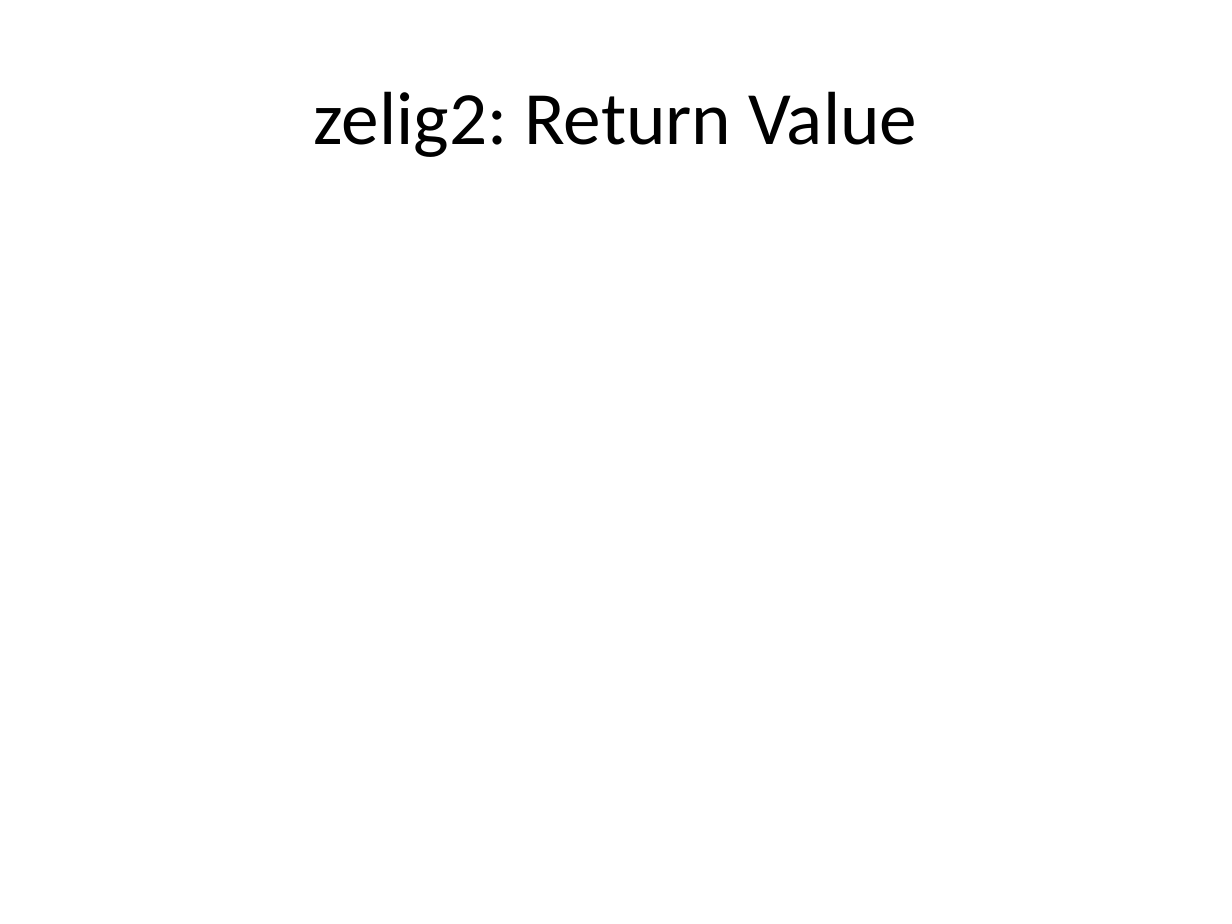
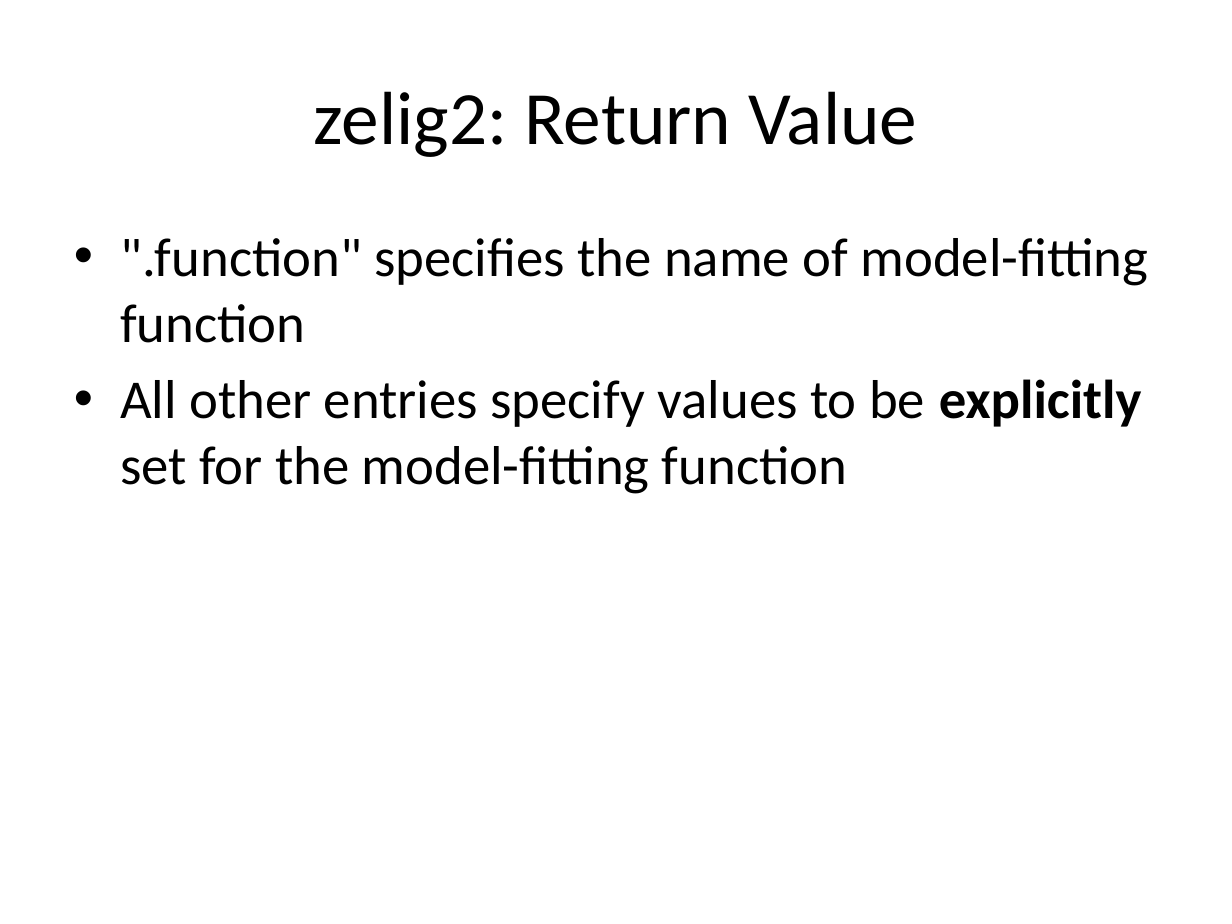
Before and after one commit to IQSS/Zelig4-Documentation, a slide deck: slide 45 of January-Class/Zelig_1_regressions.pptx (slide 43 before the commit). Drawn at 1232x924 pixels with LibreOffice and Linux fonts; fonts in the diff are those of the drawing. Boxes give left, top, right and bottom in pixels: in the first picture for what was removed or moved away, otherwise in the second. Text is boxed around its words. In the diff, an @@ line names an element or a change of style, - is before the commit and + after.

```diff
--- a/January-Class/Zelig_1_regressions.pptx
+++ b/January-Class/Zelig_1_regressions.pptx
@@ text added at bbox=[120, 238, 1149, 494], 32 pt, text #000000 @@
+• ".function" specifies the name of model-fitting function
+• All other entries specify values to be explicitly set for the model-fitting function
```
Also in this commit, not shown: 4 other slides changed, 2 slides added.
